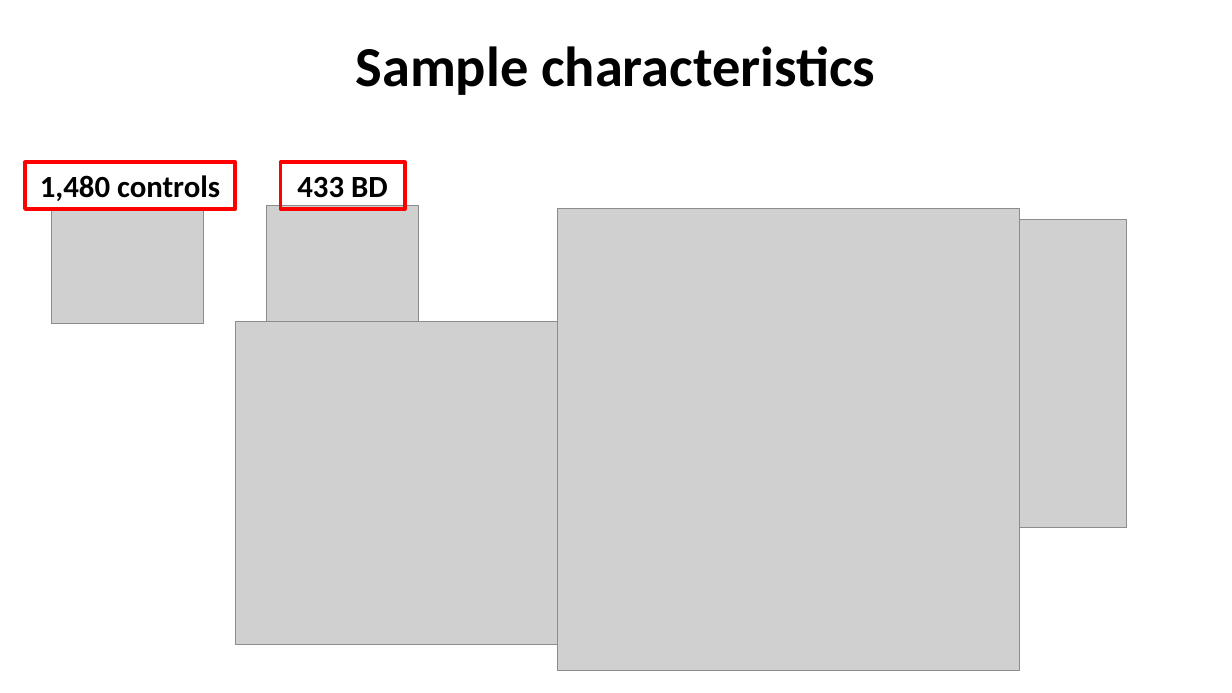
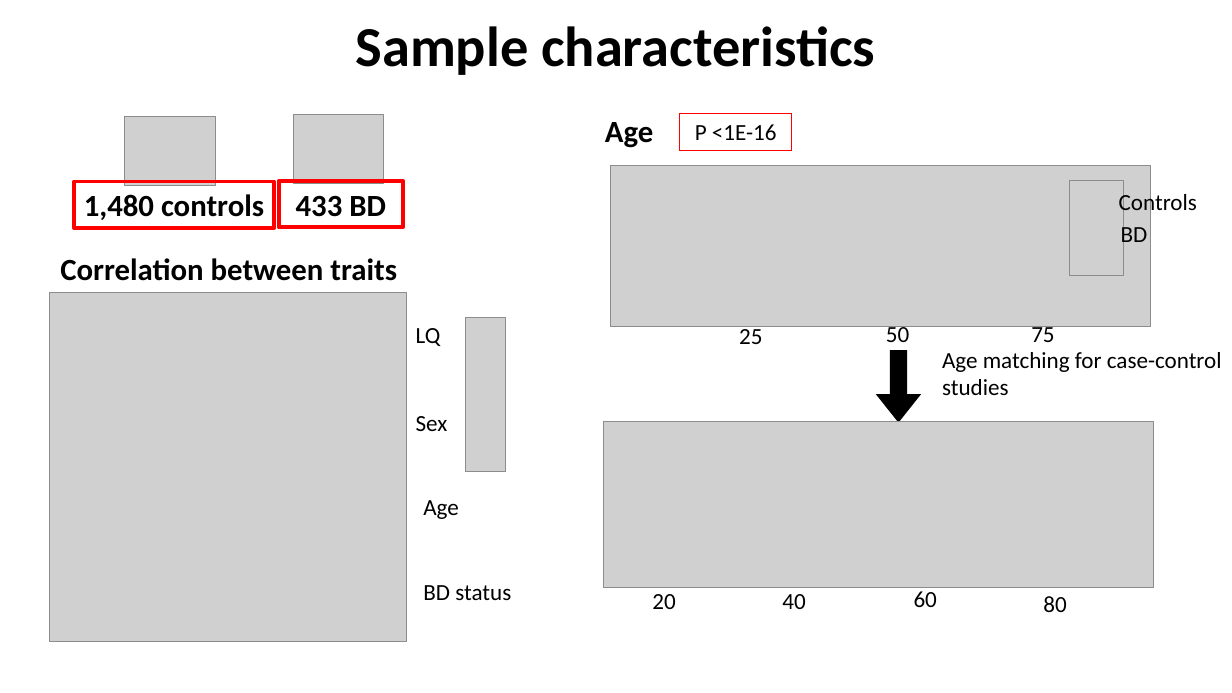
Before and after one commit to igarcia17/EHI_laterality, a slide deck: slide 7 of NorthSeaLateralityCongress_InesGarciaOrtiz.pptx. Drawn at 1232x693 pixels with LibreOffice and Linux fonts; fonts in the diff are those of the drawing; grey boxes stand for pictures. Boxes give left, top, right and bottom in pixels: in the first picture for what was removed or moved away, otherwise in the second. Text is boxed around its words. In the diff, an @@ line names an element or a change of style, - is before the commit and + after.

```diff
--- a/NorthSeaLateralityCongress_InesGarciaOrtiz.pptx
+++ b/NorthSeaLateralityCongress_InesGarciaOrtiz.pptx
@@ text "Sample characteristics": place and size @@
-text "Sample characteristics" at [356, 46, 875, 95]
+text "Sample characteristics" at [356, 26, 875, 75]
@@ picture: place and size @@
-picture at [52, 208, 203, 324]
+picture at [125, 116, 215, 186]
@@ picture: place and size @@
-picture at [267, 205, 419, 322]
+picture at [294, 115, 384, 184]
@@ rectangle added at [679, 114, 792, 151], outline #FF0000 0.75 pt, 18 pt, text #000000 @@
+P <1E-16
@@ text added at [605, 122, 653, 148], 24 pt, text #000000, bold @@
+Age
@@ rectangle "1,480 controls": place and size @@
-rectangle "1,480 controls" at [25, 163, 235, 209]
+rectangle "1,480 controls" at [74, 181, 274, 227]
@@ rectangle "433 BD": place and size @@
-rectangle "433 BD" at [281, 163, 405, 209]
+rectangle "433 BD" at [279, 181, 403, 227]
@@ picture added at [1069, 181, 1123, 276] @@
@@ text added at [1119, 190, 1197, 216], 18 pt, text #000000 @@
+Controls
@@ picture removed at [820, 220, 1128, 528] @@
@@ text added at [1121, 222, 1148, 248], 18 pt, text #000000 @@
+BD
@@ text added at [60, 258, 397, 281], 24 pt, text #000000, bold @@
+Correlation between traits
@@ picture: place and size @@
-picture at [558, 209, 1020, 671]
+picture at [49, 292, 407, 641]
@@ picture removed at [235, 322, 557, 644] @@
@@ picture added at [465, 317, 506, 471] @@
@@ group added at [610, 165, 1151, 344]: 3 texts, 1 picture @@
+25
+50
+75
@@ down arrow added at [877, 351, 920, 422], fill #000000, outline #000000 1 pt @@
@@ text added at [942, 352, 1222, 395], 18 pt, text #000000 @@
+Age matching for case-control studies
@@ group added at [416, 328, 511, 600]: 4 texts @@
+LQ
+Sex
+Age
+BD status
@@ group added at [604, 421, 1153, 612]: 4 texts, 1 picture @@
+20
+40
+60
+80
```
Also in this commit, not shown: 3 other slides changed, 2 slides removed, 32 other files.
